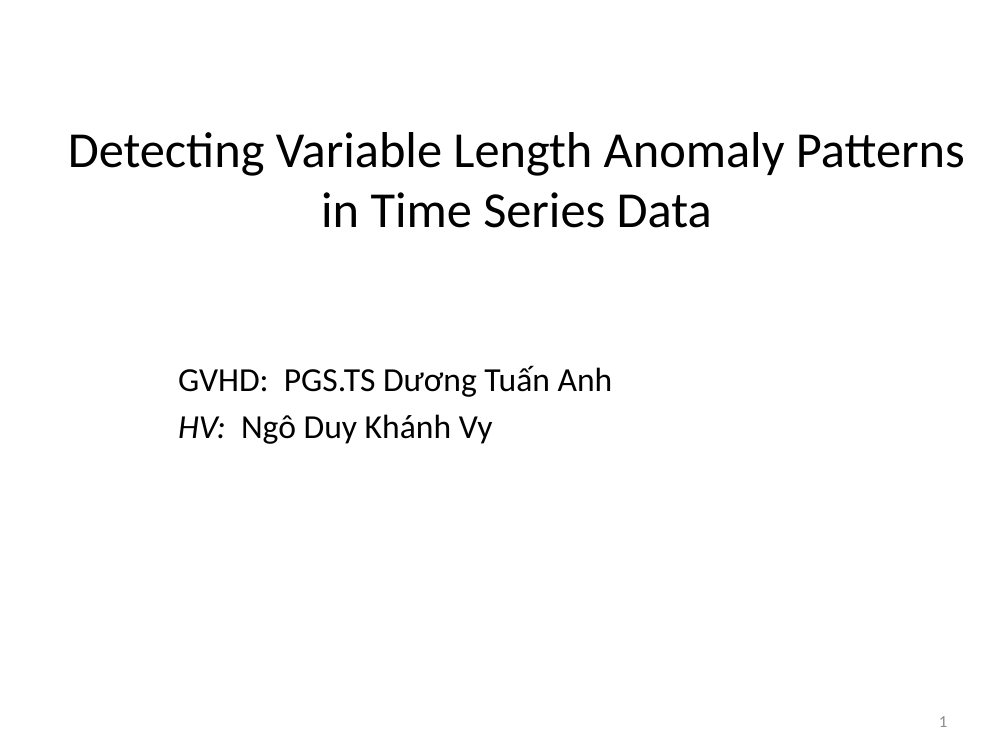
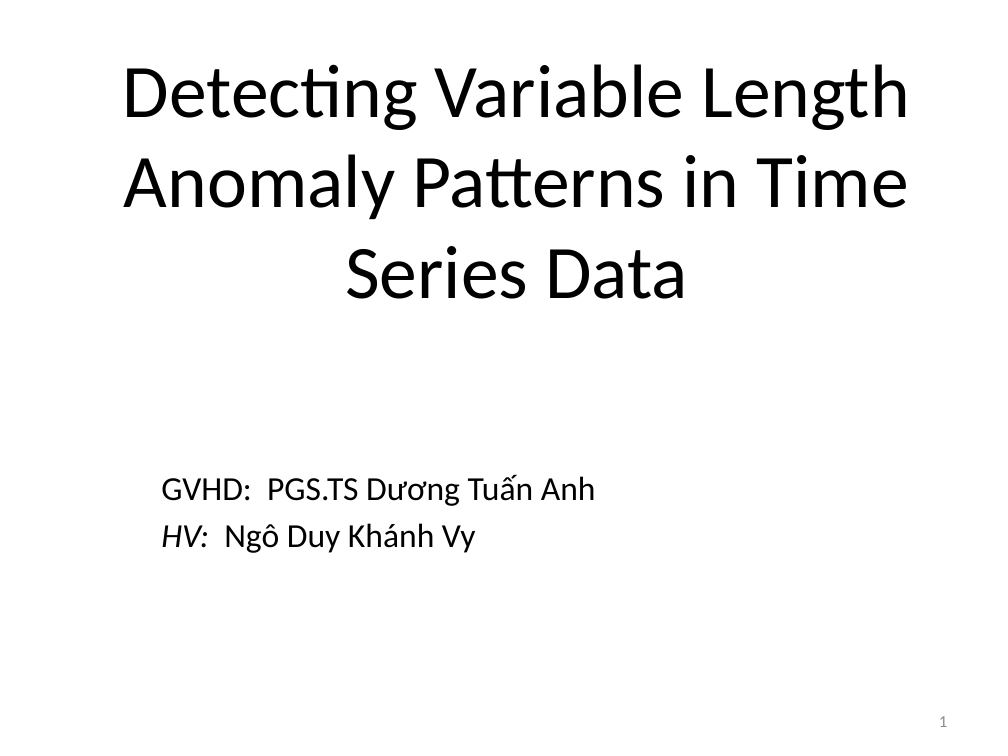
Before and after one commit to vyngo/caohoc-project-name, a slide deck: slide 1 of Report/Luan van pre.pptx. Drawn at 1008x756 pixels with LibreOffice and Linux fonts; fonts in the diff are those of the drawing. Boxes give left, top, right and bottom in pixels: in the first picture for what was removed or moved away, otherwise in the second. Text is boxed around its words. In the diff, an @@ line names an element or a change of style, - is before the commit and + after.

```diff
--- a/Report/Luan van pre.pptx
+++ b/Report/Luan van pre.pptx
@@ title "Detecting Variable Length Anomaly Patterns ..." at <box>123,64,909,299</box>: size 36 to 54 pt @@
@@ subtitle "GVHD: PGS.TS Dương Tuấn Anh": place and size @@
-subtitle "GVHD: PGS.TS Dương Tuấn Anh" at <box>178,365,613,444</box>
+subtitle "GVHD: PGS.TS Dương Tuấn Anh" at <box>161,474,596,553</box>
```
Also in this commit, not shown: 1 other slide changed, 2 slides added, 1 other file.
